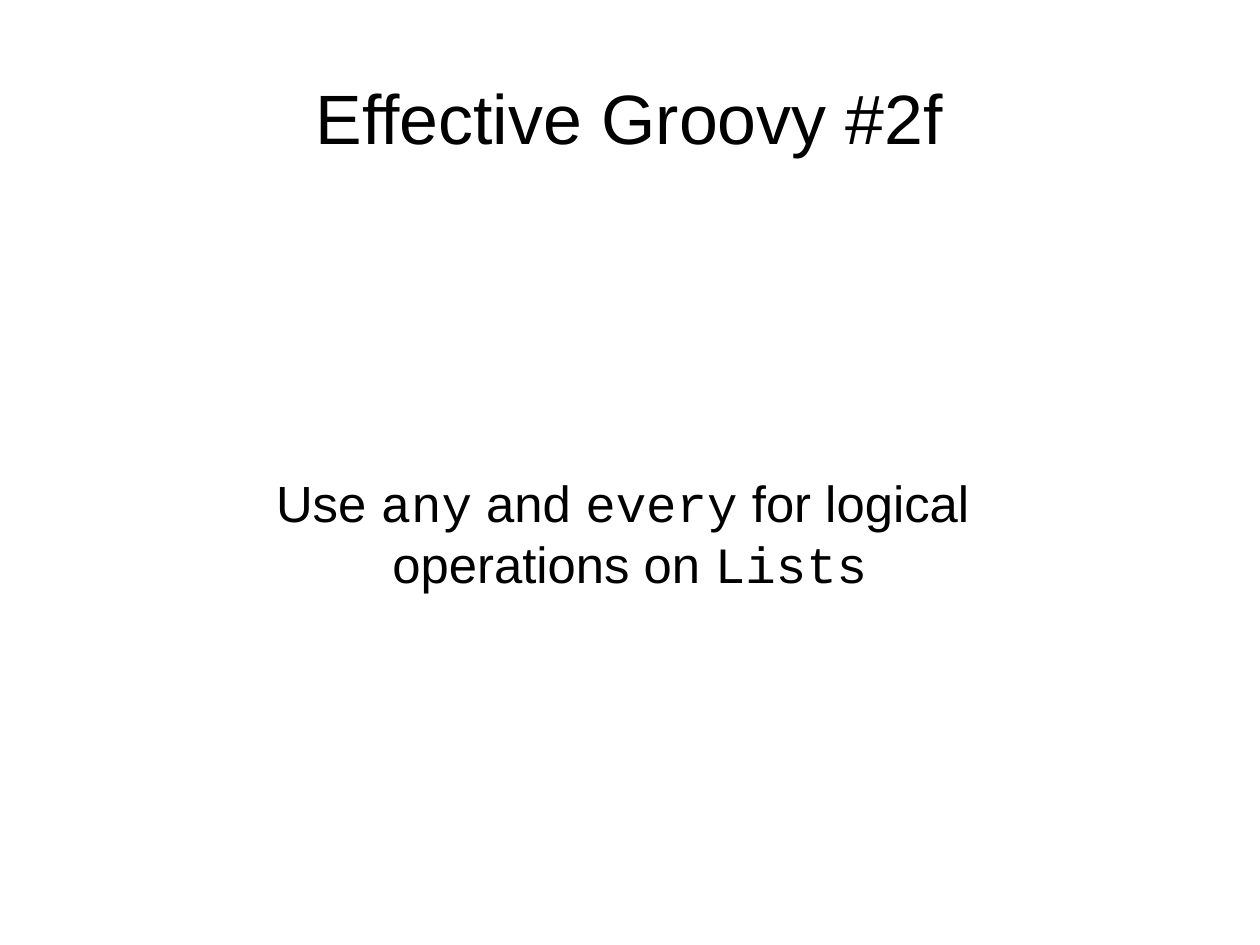
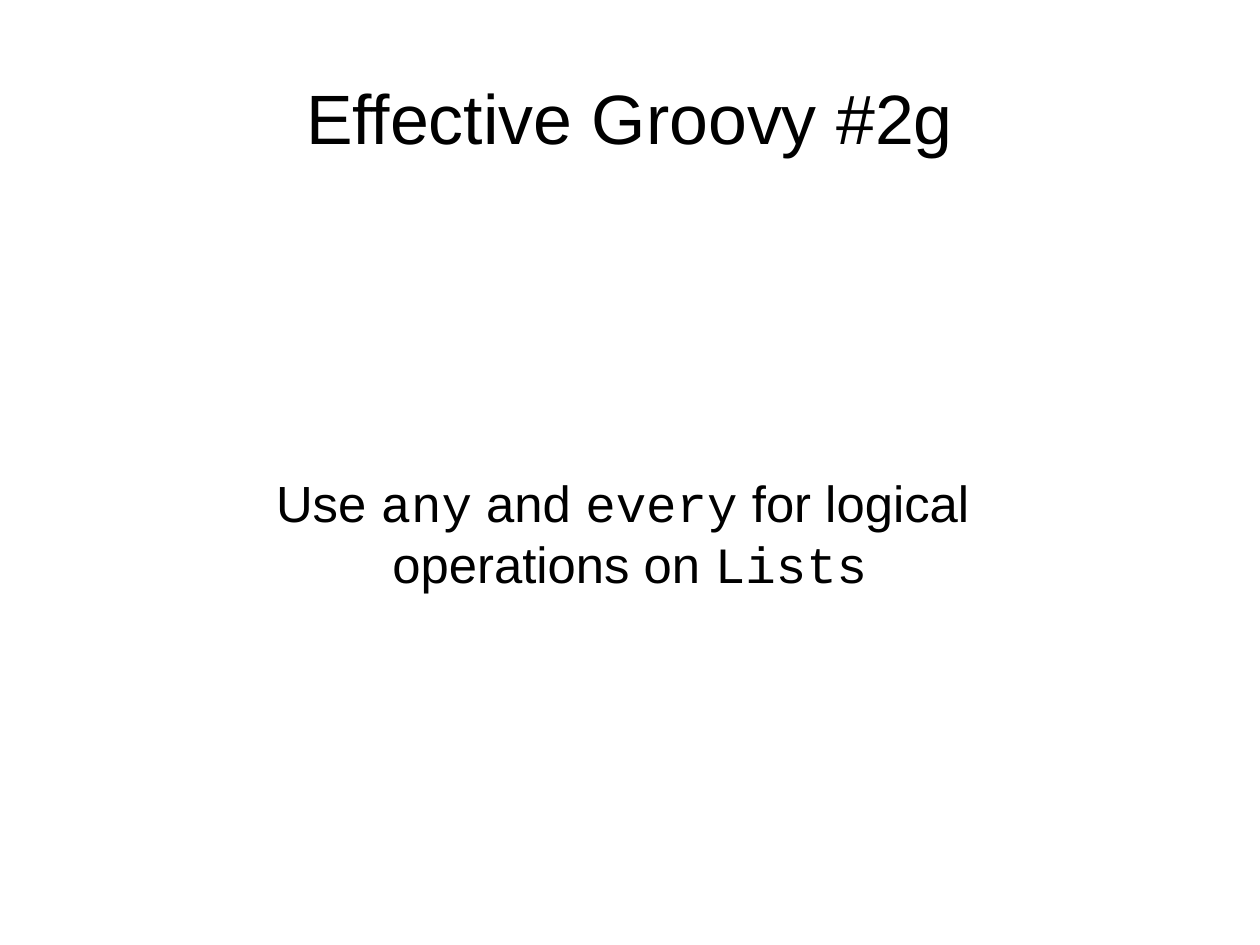
Before and after one commit to HamletDRC/presentations, a slide deck: slide 18 of effectivegroovy/effectivegroovy_springio2011.odp (slide 17 before the commit). Drawn at 1260x945 pixels with LibreOffice and Linux fonts; fonts in the diff are those of the drawing; background and template pictures are left out. Boxes give left, top, right and bottom in pixels: in the first picture for what was removed or moved away, otherwise in the second. Text is boxed around its words. In the diff, an @@ line names an element or a change of style, - is before the commit and + after.

Commit message:
effective grovoy, small slide changes.

```diff
--- a/effectivegroovy/effectivegroovy_springio2011.odp
+++ b/effectivegroovy/effectivegroovy_springio2011.odp
@@ title at [306,93,952,157]: text changed @@
-Effective Groovy #2f
+Effective Groovy #2g
```
Also in this commit, not shown: 9 other slides changed, 1 slide added, 2 other files.
